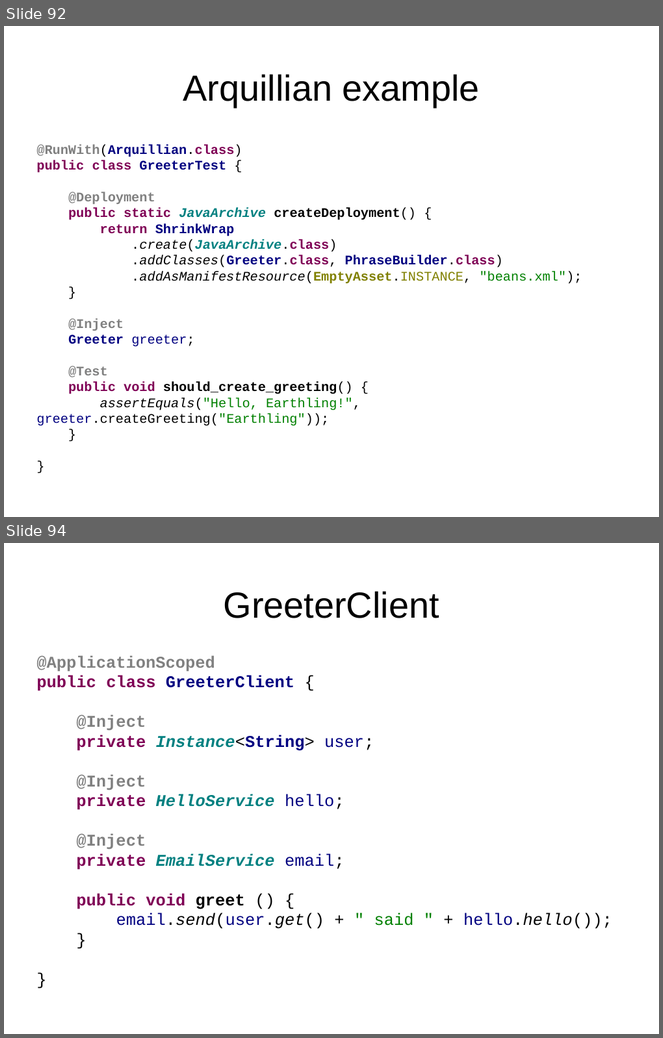
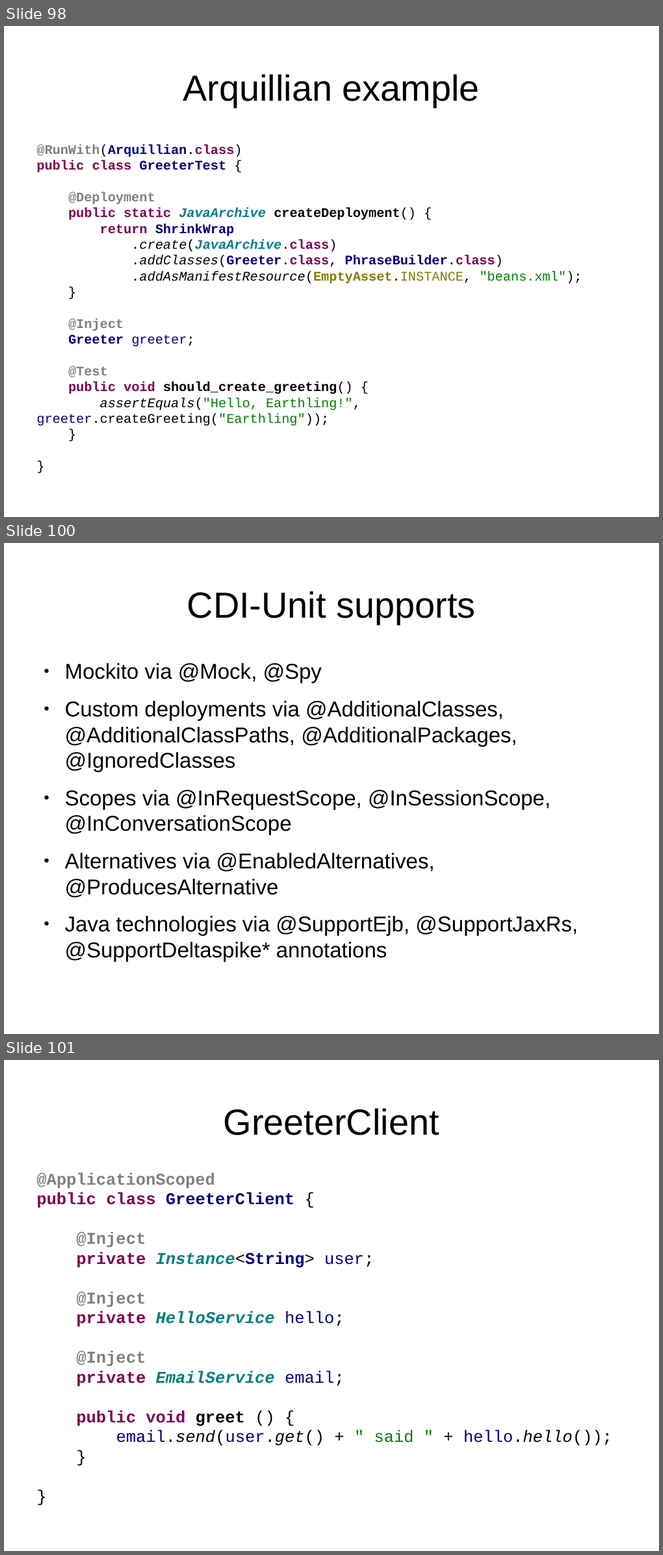
Before and after one commit to FrigoCoder/CDI, a slide deck: CDI.odp. Shown one above the other, each under a label of ours: slides 92 and 94 before the commit, slides 98, 100 and 101 after it; the slides between them are not shown. The pictures are 663x1038 and 663x1555 pixels, drawn with LibreOffice and Linux fonts; fonts in the diff are those of the drawing. Boxes give left, top, right and bottom in pixels: in the first picture for what was removed or moved away, otherwise in the second. Text is boxed around its words. In the diff, an @@ line names an element or a change of style, - is before the commit and + after.

```diff
--- a/CDI.odp
+++ b/CDI.odp
@@ slide 100 added at <box>4,543,659,1034</box>, background #FFFFFF @@
@@ title added at <box>187,591,475,624</box>, 44 pt, text #000000 @@
+CDI-Unit supports
@@ text added at <box>65,663,578,936</box>, 26 pt, text #000000 @@
+● Mockito via @Mock, @Spy
+● Custom deployments via @AdditionalClasses, @AdditionalClassPaths, @AdditionalPackages, @IgnoredClasses
+● Scopes via @InRequestScope, @InSessionScope, @InConversationScope
+● Alternatives via @EnabledAlternatives, @ProducesAlternative
+● Java technologies via @SupportEjb, @SupportJaxRs, @SupportDeltaspike* annotations
@@ what was slide 92 is now slide 98 @@
@@ what was slide 94 is now slide 101 @@
```
Also in this commit, not shown: 2 slides changed, 6 other slides added.
